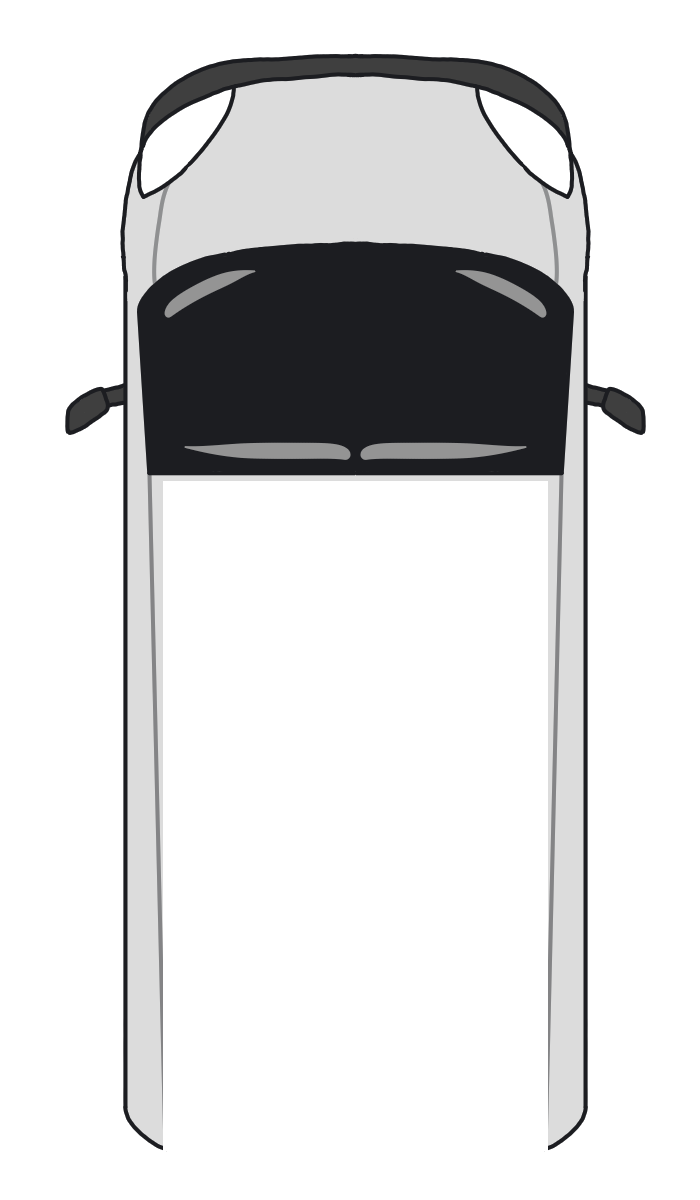
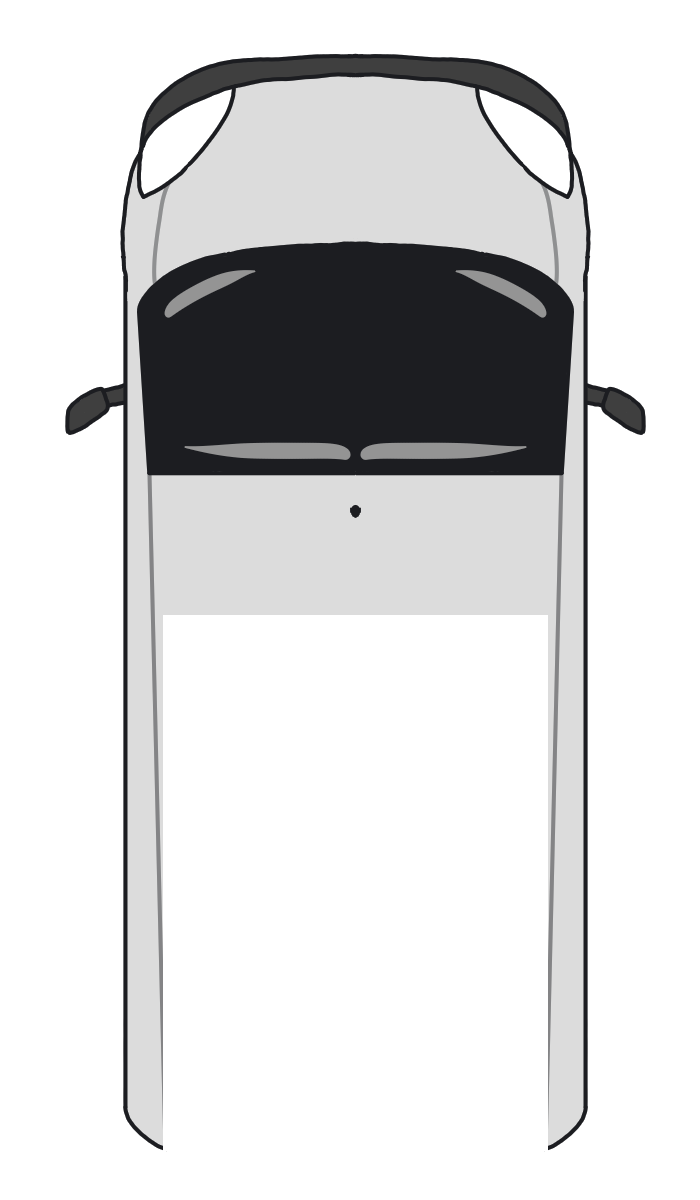
Comparing the layer stacks of the two 700×1200 images. Changes:
added layer "VanRoof2" in group "Van" over [163, 481, 548, 615]
painted on "MainVan" over [163, 481, 548, 615]
